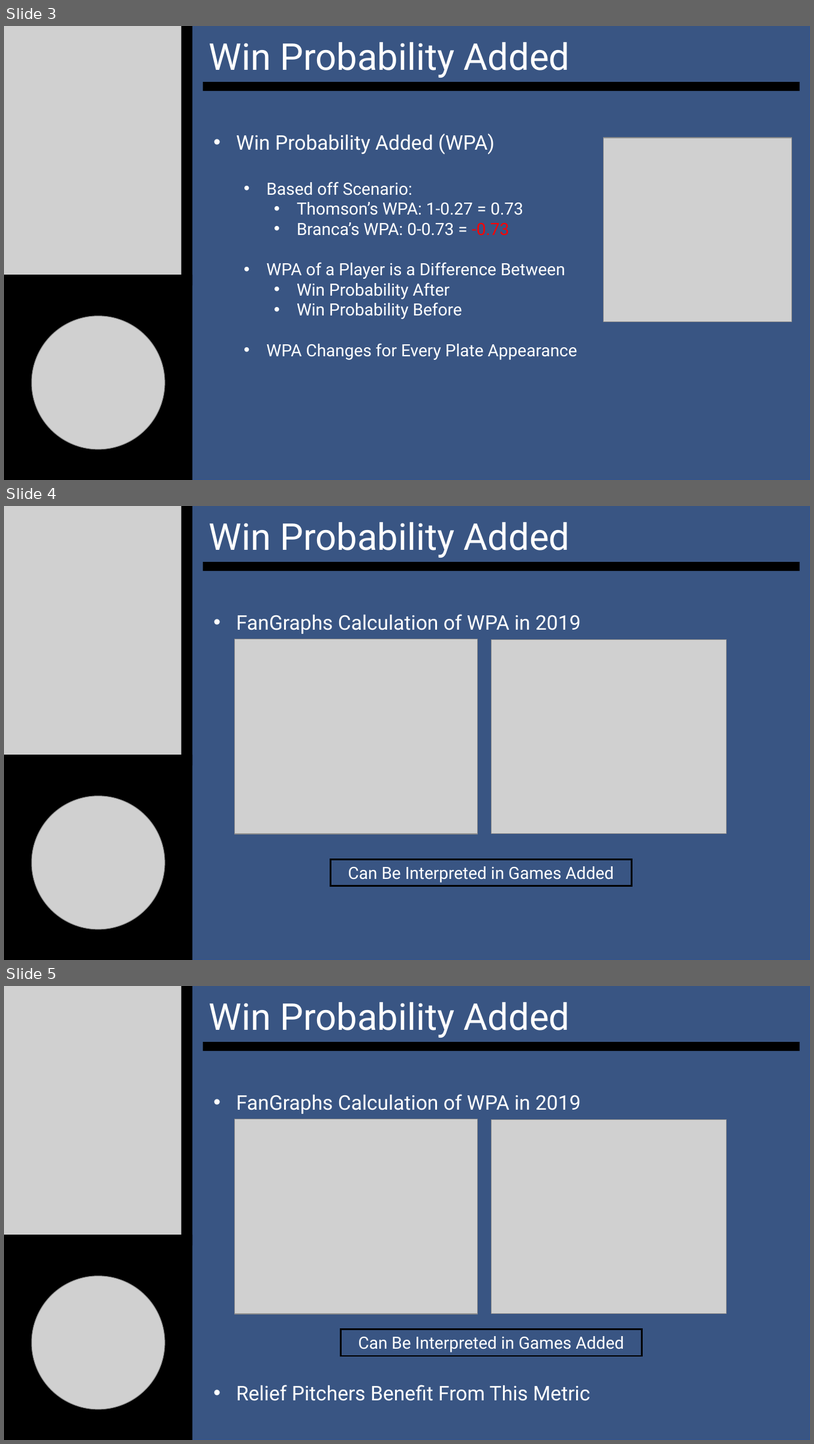
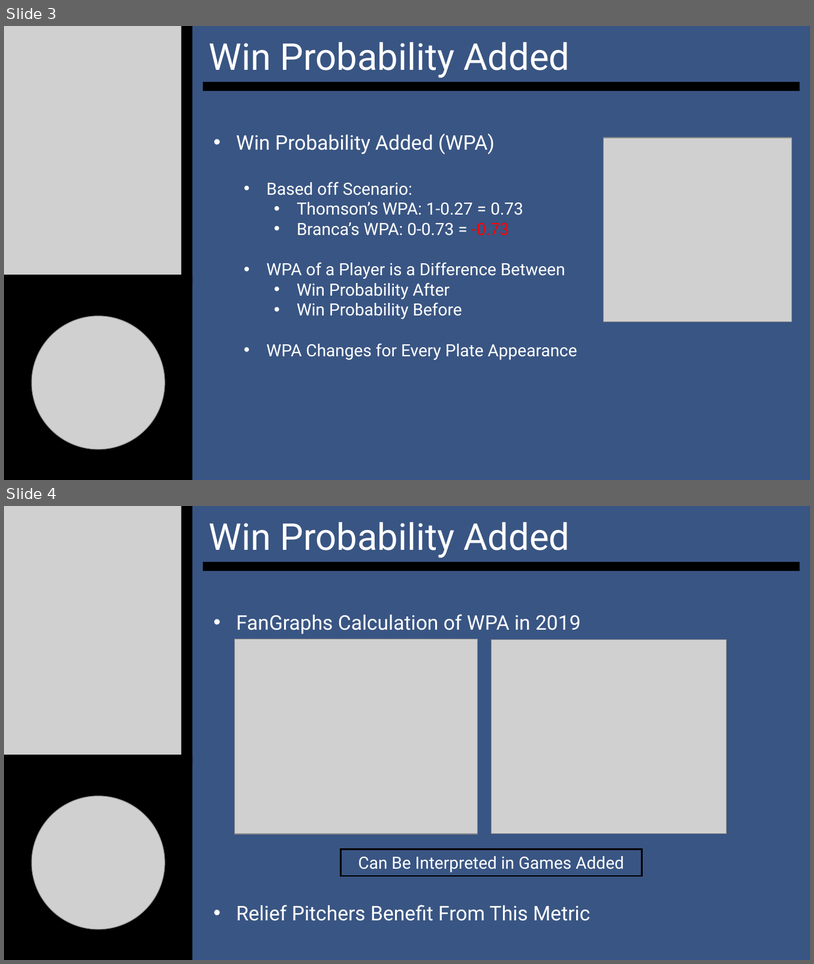
Before and after one commit to SuperMarioGiacomazzo/STOR538_WEBSITE, a slide deck: Slides/Baseball 6/Baseball_6_Lecture.pptx. Shown one above the other, each under a label of ours: slides 3, 4 and 5 before the commit, slides 3 and 4 after it. The pictures are 814x1444 and 814x964 pixels, drawn with LibreOffice and Linux fonts; fonts in the diff are those of the drawing; grey boxes stand for pictures. Boxes give left, top, right and bottom in pixels: in the first picture for what was removed or moved away, otherwise in the second. Text is boxed around its words. In the diff, an @@ line names an element or a change of style, - is before the commit and + after.

```diff
--- a/Slides/Baseball 6/Baseball_6_Lecture.pptx
+++ b/Slides/Baseball 6/Baseball_6_Lecture.pptx
@@ slide 4 removed at box(4, 506, 810, 960), background #FFFFFF @@
@@ rectangle removed at box(4, 506, 810, 960) @@
@@ picture removed at box(4, 506, 182, 765) @@
@@ rectangle removed at box(182, 506, 193, 765) @@
@@ subtitle removed at box(209, 522, 570, 558) @@
-Win Probability Added
@@ rectangle removed at box(203, 562, 800, 571) @@
@@ text removed at box(236, 614, 581, 634) @@
-• FanGraphs Calculation of WPA in 2019
@@ picture removed at box(235, 639, 478, 834) @@
@@ picture removed at box(492, 640, 727, 834) @@
@@ rectangle removed at box(4, 754, 193, 960) @@
@@ picture removed at box(32, 796, 165, 929) @@
@@ rectangle removed at box(330, 859, 632, 886) @@
-Can Be Interpreted in Games Added
@@ what was slide 5 is now slide 4 @@
```
Also in this commit, not shown: 4 other files.
